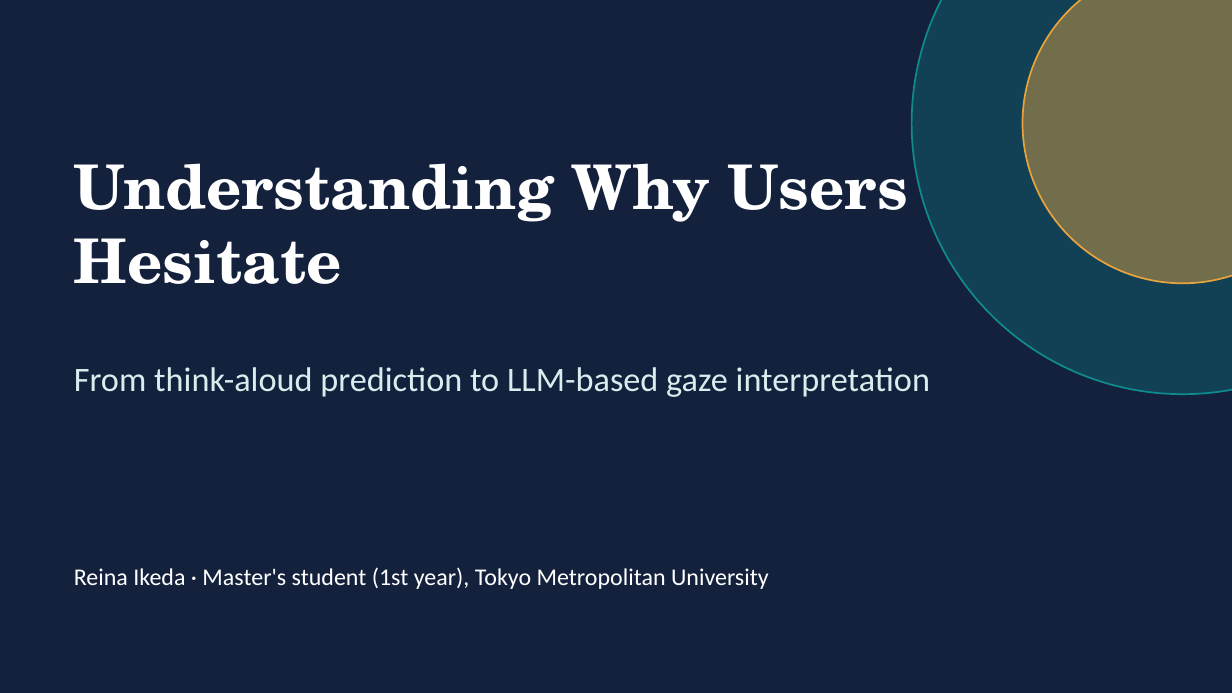
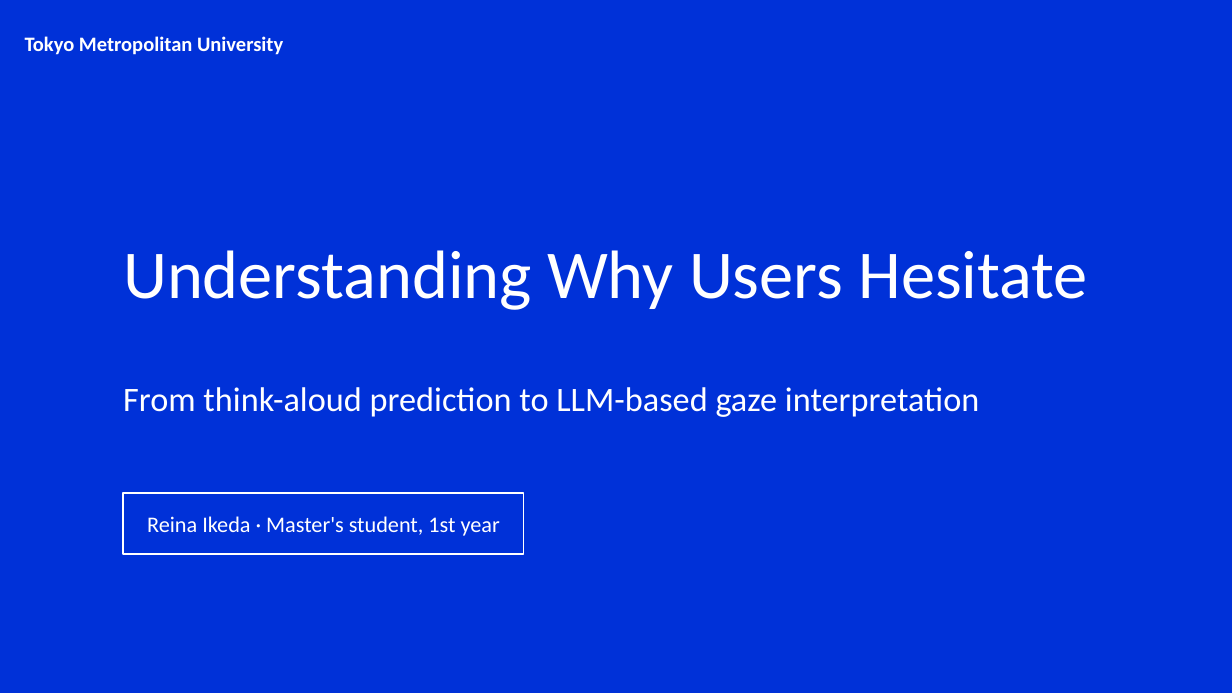
Before and after one commit to Reisnoo/reisnoo.github.io, a slide deck: slide 1 of slides/english_research_intro.pptx. Drawn at 1232x693 pixels with LibreOffice and Linux fonts; fonts in the diff are those of the drawing. Boxes give left, top, right and bottom in pixels: in the first picture for what was removed or moved away, otherwise in the second. Text is boxed around its words. In the diff, an @@ line names an element or a change of style, - is before the commit and + after.

```diff
--- a/slides/english_research_intro.pptx
+++ b/slides/english_research_intro.pptx
@@ background #14213D to #0031D8 @@
@@ ellipse removed at box(912, 0, 1232, 394) @@
@@ ellipse removed at box(1023, 0, 1232, 283) @@
@@ text added at box(25, 36, 283, 55), 12 pt, text #FFFFFF, bold @@
+Tokyo Metropolitan University
@@ text "Understanding Why Users Hesitate": place and size @@
-text "Understanding Why Users Hesitate" at box(74, 163, 907, 284)
+text "Understanding Why Users Hesitate" at box(123, 250, 1088, 310)
@@ text "Understanding Why Users Hesitate" at box(123, 250, 1088, 310): size 36 to 40 pt, font TeX Gyre Schola to Calibri, bold off; vertical alignment top to middle @@
@@ text "From think-aloud prediction to LLM-based ...": place and size @@
-text "From think-aloud prediction to LLM-based ..." at box(74, 367, 930, 397)
+text "From think-aloud prediction to LLM-based ..." at box(123, 387, 979, 417)
@@ text "From think-aloud prediction to LLM-based ..." at box(123, 387, 979, 417): text colour #D8EEEE to #FFFFFF; vertical alignment top to middle @@
@@ rectangle added at box(123, 493, 524, 554), fill #0031D8, outline #FFFFFF 1 pt @@
@@ text at box(147, 516, 500, 536): text changed; size 14 to 13 pt @@
-Reina Ikeda · Master's student (1st year), Tokyo Metropolitan University
+Reina Ikeda · Master's student, 1st year
```
Also in this commit, not shown: 8 other slides changed, 1 other file.
